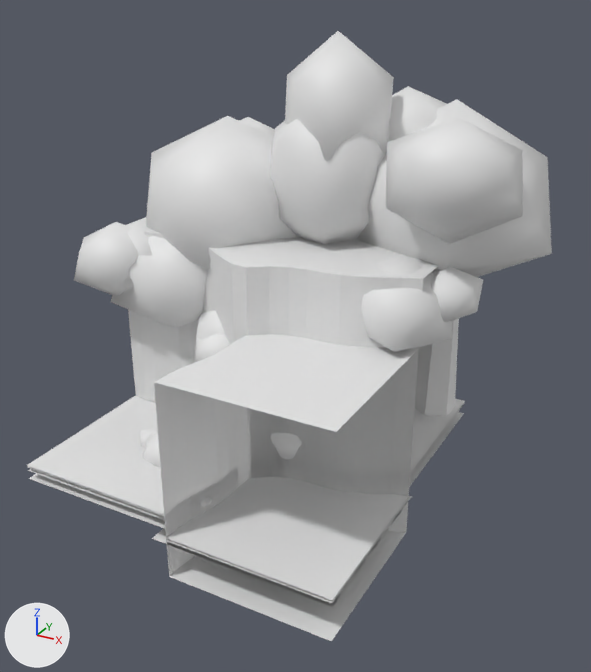
A saved change to the FBX model Assets/Data/Level/Biomes/BrightwaterHollow/Models/BH_FloorRockLiquid_BBAC.fbx.
Camera for both pictures: a 50 mm lens placed at (5.88, -9.58, 6.58), pointed at (0.43, 0.33, 1.63). The lights are fixed; the arrows at lower left show +X, +Y and +Z. The first picture is the older version. Where no turn or scale is listed for an object, it has been applied to the vertices.

The first picture shows 'BH_FloorRockLiquid_BBAC', 'BH_FloorRockLiquid_BBAC_ColGround0', 'BH_FloorRockLiquid_BBAC_ColGround1', 'BH_FloorRockLiquid_BBAC_ColWall1', 'BH_FloorRockLiquid_BBAC_ColWaterBlocker2', 'BH_FloorRockLiquid_BBAC_ColWaterSurface2'.
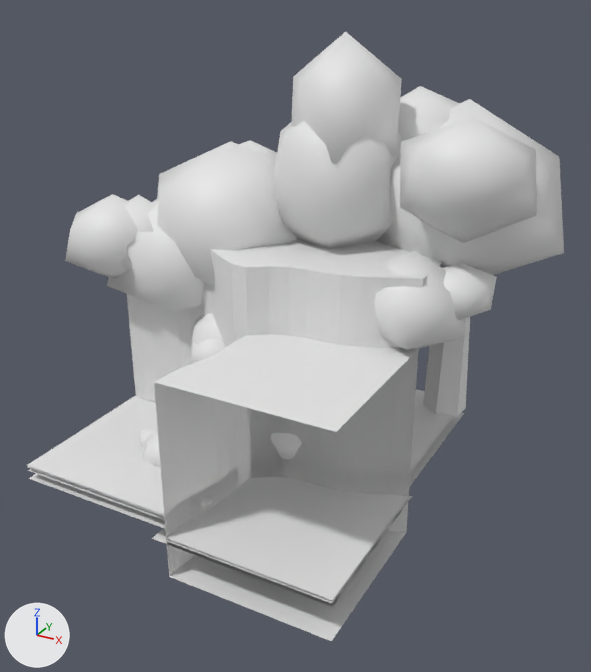
What changed in the scene script:
```text
Change me_bh_floorrockliquid_bbac:
    used by ob_bh_floorrockliquid_bbac; location = (0.0, 0.0, 0.0)
    remove me_bh_floorrockliquid_bbac.from_pydata(...)  # 1290 vertices, 1124 faces; spans x -3.18..3.68, y -2.5..3.64, z -1.0..5.9
    add me_bh_floorrockliquid_bbac.from_pydata(...)  # 1290 vertices, 1124 faces; spans x -3.37..3.83, y -2.5..3.77, z -1.0..5.9
    me_bh_floorrockliquid_bbac part 1: the loose piece of 12 vertices spanning x 1.78..2.42, y 1.7..2.41, z 0.0..3.42 is moved by (0.14, 0.13, 0.0)
    me_bh_floorrockliquid_bbac part 2: the loose piece of 12 vertices spanning x 0.59..3.68, y 0.57..3.64, z 2.14..4.99 is moved by (0.14, 0.13, 0.0)
    me_bh_floorrockliquid_bbac part 3: the loose piece of 12 vertices spanning x 1.62..3.52, y -0.24..1.58, z 3.29..4.95 is moved by (0.14, 0.13, 0.0)
    me_bh_floorrockliquid_bbac part 4: the loose piece of 12 vertices spanning x 0.57..2.16, y 1.34..3.01, z 3.64..5.11 is moved by (0.14, 0.13, 0.0)
    me_bh_floorrockliquid_bbac part 5: the loose piece of 12 vertices spanning x -0.45..1.52, y 0.29..2.28, z 2.49..5.26 is moved by (0.18, -0.13, 0.0)
    me_bh_floorrockliquid_bbac part 6: the loose piece of 12 vertices spanning x -0.24..1.4, y 0.45..2.13, z 3.58..5.9 is moved by (0.18, -0.13, 0.0)
    me_bh_floorrockliquid_bbac part 7: the loose piece of 12 vertices spanning x -2.67..0.27, y -0.33..2.65, z 1.96..4.65 is scaled about its middle by 0.928, then moved by (0.17, -0.2, -0.24)
    me_bh_floorrockliquid_bbac part 8: the loose piece of 12 vertices spanning x -2.33..-0.74, y 1.53..3.01, z 3.16..4.45 is scaled about its middle by 0.928, then moved by (0.2, -0.28, -0.28)
    me_bh_floorrockliquid_bbac part 9: the loose piece of 12 vertices spanning x 1.28..2.87, y -0.49..0.96, z 1.75..3.2 is scaled about its middle by 1.01, then moved by (0.14, 0.08, 0.03)
    me_bh_floorrockliquid_bbac part 10: the loose piece of 12 vertices spanning x 2.12..3.07, y 0.15..1.13, z 2.18..3.0 is moved by (0.15, 0.09, 0.04)
    me_bh_floorrockliquid_bbac part 11: the loose piece of 12 vertices spanning x -1.07..0.24, y -0.68..0.68, z 0.82..2.34 is scaled about its middle by 0.934, then moved by (-0.14, 0.01, -0.1)
    me_bh_floorrockliquid_bbac part 12: the loose piece of 12 vertices spanning x -0.8..0.1, y -0.9..-0.07, z 1.15..1.88 is scaled about its middle by 0.934, then moved by (-0.14, 0.04, -0.1)
    me_bh_floorrockliquid_bbac part 13: the loose piece of 12 vertices spanning x -2.73..-0.51, y -0.57..1.73, z 1.22..3.3 is scaled about its middle by 1.13, then moved by (0.0, 0.19, 0.29)
    me_bh_floorrockliquid_bbac part 14: the loose piece of 12 vertices spanning x -2.79..-1.58, y -0.56..0.7, z 1.95..3.1 is scaled about its middle by 1.13, then moved by (-0.07, 0.12, 0.32)
    me_bh_floorrockliquid_bbac part 15: the loose piece of 12 vertices spanning x -3.18..-1.73, y -0.78..0.6, z 1.84..3.11 is scaled about its middle by 1.13, then moved by (-0.1, 0.1, 0.32)
    other edits to the shape of me_bh_floorrockliquid_bbac do not show in these pictures
    remove me_bh_floorrockliquid_bbac.materials.append(mat_canopywarm)  # white #e7e7e7
```

Where the change shows, as pixel boxes (x1, y1, x2, y2) in the pictures (591 x 672 px; the box of a moved part takes in the faces that stretch with it):
'BH_FloorRockLiquid_BBAC', reshaped: before (27, 31, 552, 641); after (27, 32, 564, 641)
part 1 of me_bh_floorrockliquid_bbac, moved or reshaped: before (415, 319, 459, 416); after (423, 317, 470, 417)
part 2 of me_bh_floorrockliquid_bbac, moved or reshaped: before (356, 99, 552, 277); after (376, 99, 564, 275)
part 3 of me_bh_floorrockliquid_bbac, moved or reshaped: before (386, 117, 523, 244); after (400, 117, 537, 243)
part 4 of me_bh_floorrockliquid_bbac, moved or reshaped: before (386, 86, 447, 153); after (398, 86, 460, 141)
part 5 of me_bh_floorrockliquid_bbac, moved or reshaped: before (270, 119, 386, 244); after (272, 121, 401, 249)
part 6 of me_bh_floorrockliquid_bbac, moved or reshaped: before (285, 31, 394, 161); after (291, 32, 402, 164)
part 7 of me_bh_floorrockliquid_bbac, moved or reshaped: before (146, 116, 297, 270); after (157, 141, 297, 286)
part 8 of me_bh_floorrockliquid_bbac, moved or reshaped: before (239, 117, 275, 136); after (239, 140, 277, 160)
part 9 of me_bh_floorrockliquid_bbac, moved or reshaped: before (361, 254, 452, 352); after (374, 251, 465, 350)
part 10 of me_bh_floorrockliquid_bbac, moved or reshaped: before (430, 266, 483, 322); after (442, 263, 497, 320)
part 11 of me_bh_floorrockliquid_bbac, moved or reshaped: before (197, 310, 225, 340); after (192, 314, 223, 344)
part 12 of me_bh_floorrockliquid_bbac, moved or reshaped: before (194, 334, 230, 363); after (190, 339, 225, 364)
part 13 of me_bh_floorrockliquid_bbac, moved or reshaped: before (111, 231, 207, 327); after (106, 199, 204, 313)
part 14 of me_bh_floorrockliquid_bbac, moved or reshaped: before (123, 222, 152, 289); after (121, 195, 155, 270)
part 15 of me_bh_floorrockliquid_bbac, moved or reshaped: before (74, 222, 138, 296); after (65, 194, 138, 279)
